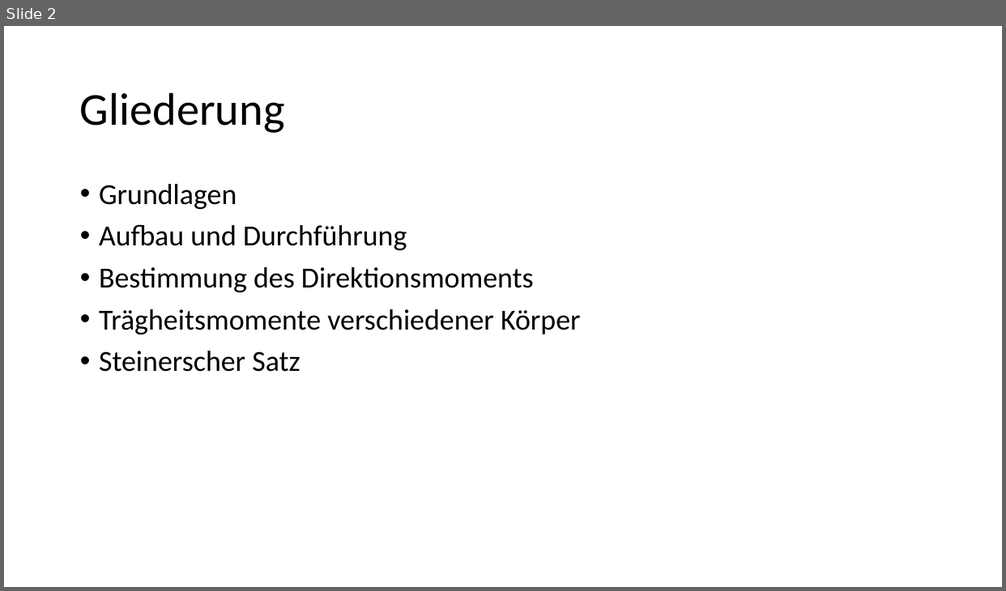
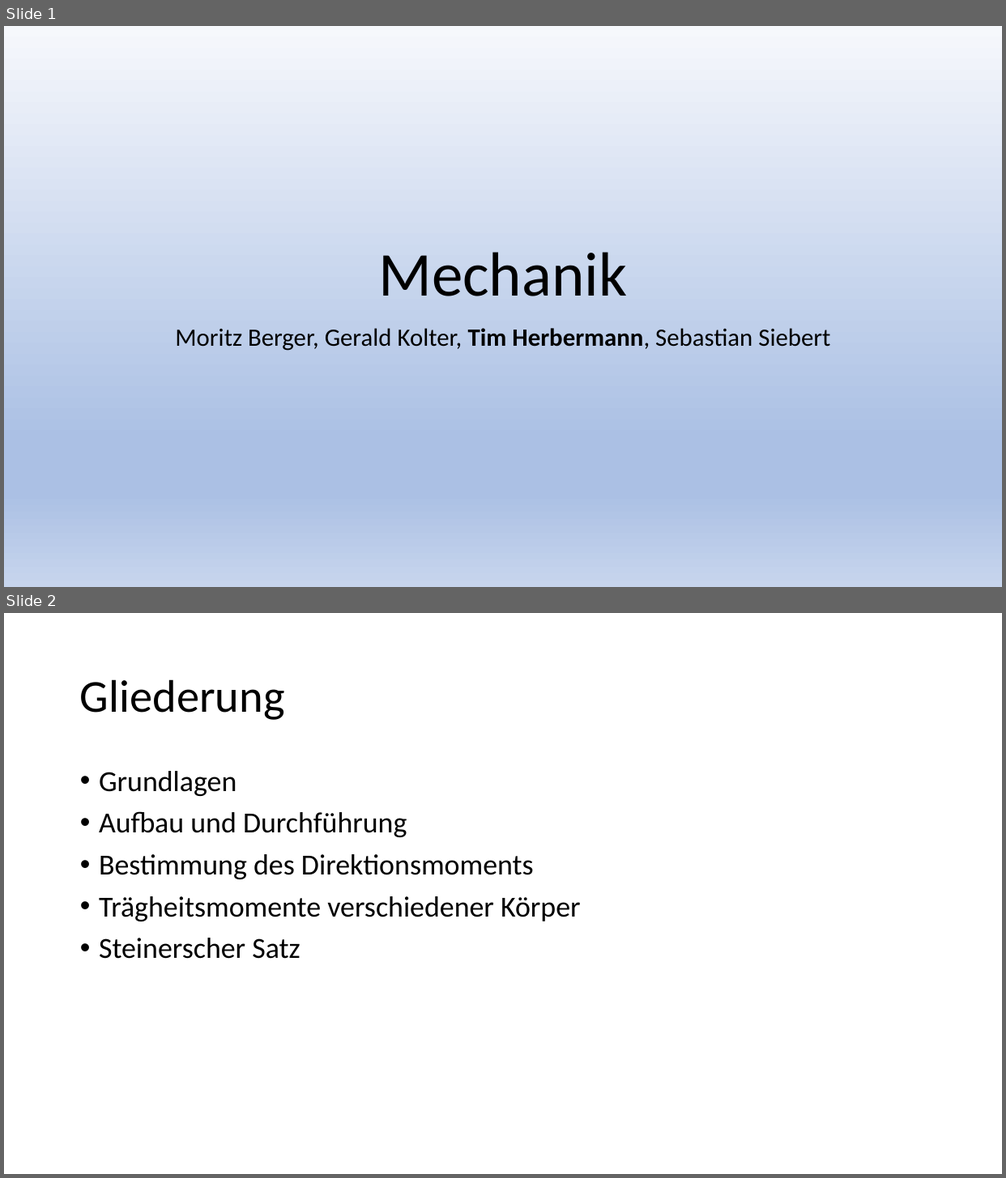
Before and after one commit to thewhitecat/grundpraktikum1, a slide deck: Mechanik/Mechanik.pptx. Shown one above the other, each under a label of ours: slide 2 before the commit, slides 1 and 2 after it. The pictures are 1006x591 and 1006x1178 pixels, drawn with LibreOffice and Linux fonts; fonts in the diff are those of the drawing. Boxes give left, top, right and bottom in pixels: in the first picture for what was removed or moved away, otherwise in the second. Text is boxed around its words. In the diff, an @@ line names an element or a change of style, - is before the commit and + after.

```diff
--- a/Mechanik/Mechanik.pptx
+++ b/Mechanik/Mechanik.pptx
@@ slide 1 added at box(4, 26, 1002, 587), background gradient #F6F8FC to #ABC0E4 to #C7D5ED @@
@@ title added at box(378, 252, 627, 297), 60 pt, text #000000 @@
+Mechanik
@@ subtitle added at box(175, 328, 830, 351), 24 pt, text #000000 @@
+Moritz Berger, Gerald Kolter, Tim Herbermann, Sebastian Siebert
```
Also in this commit, not shown: 4 slides changed, 6 other slides added, 2 slides removed.
